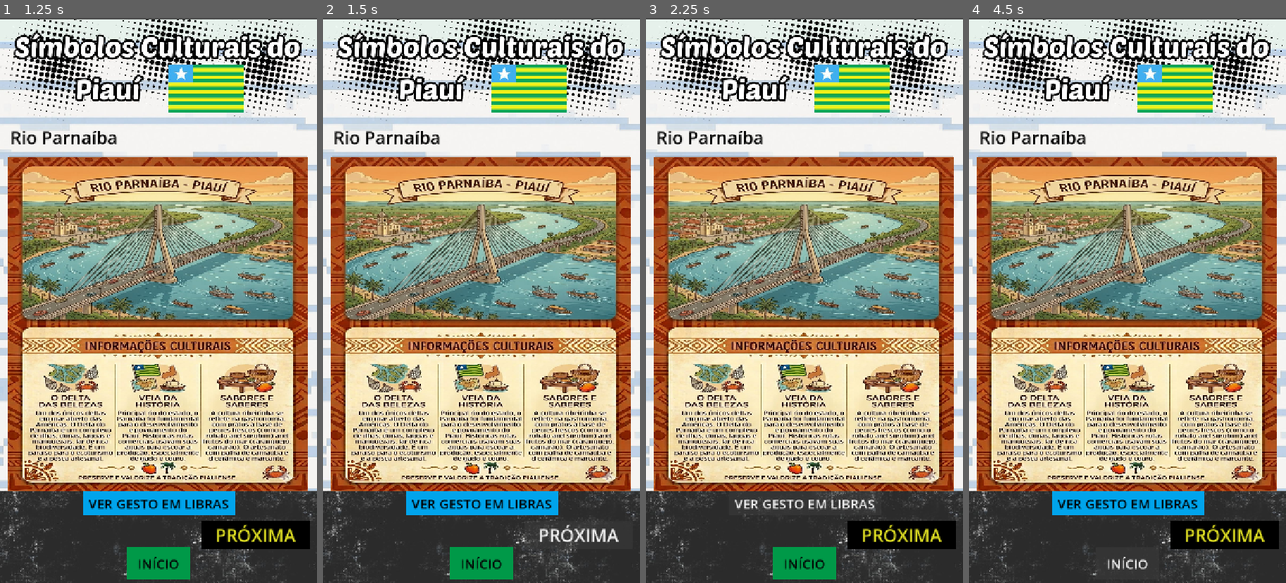
Above: before the commit, frames 1-4 (left to right).
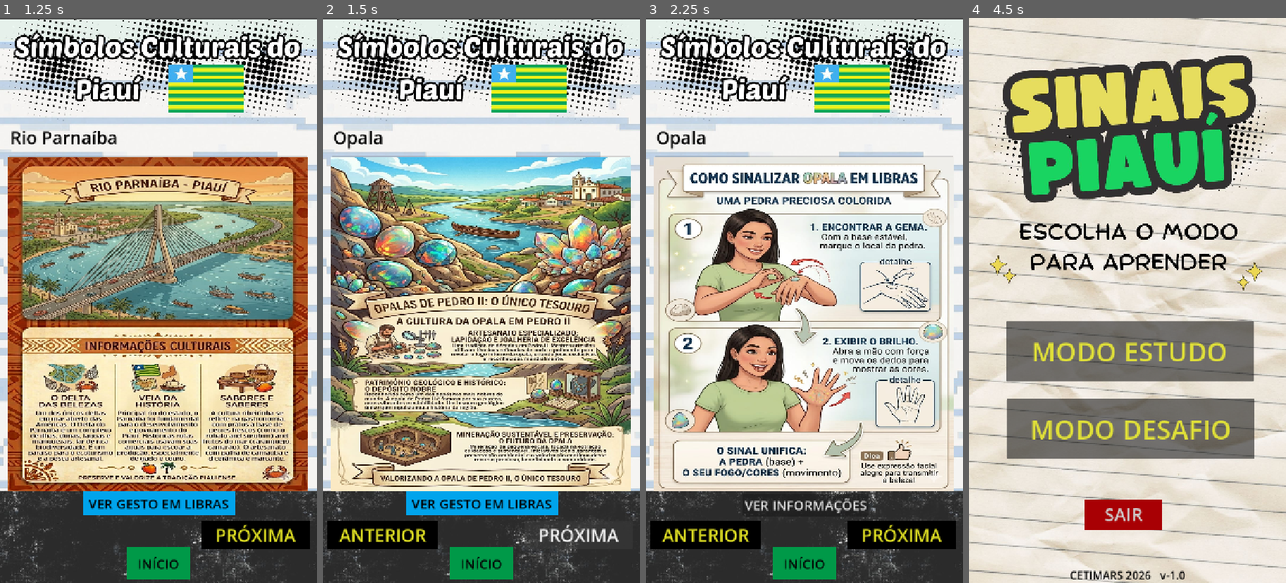
Above: after the commit, the same moments.

Repository: hesronf2-coder/projeto-sinais-do-piaui
Game: Godot game, scene res://scenes/tela_home.tscn
Same seed, same stepped clock (60 frames per second), same inputs: the game is played once before the commit and once after it.
Inputs (mouse positions are in pixels of both pictures, inside the frame that each line leads up to):
- Up to frame 1 (1.25 s): click "MODO ESTUDO" at 0.5 s
- Up to frame 2 (1.5 s): click "PRÓXIMA" at 1.25 s
- Up to frame 3 (2.25 s): click "VER GESTO EM LIBRAS" at 2 s
- Up to frame 4 (4.5 s): click (1029, 537) at 2.75 s, where only the run after the commit has a clickable "ANTERIOR"; click (1127, 503) at 3.5 s, where only the run after the commit has a clickable "VER INFORMAÇÕES"; click "INÍCIO" at 4.25 s

Frame 1 is identical in both runs. In frame 2, 53% of the frame differs, in the area x 1-98%, y 20-94%; in frame 3, 58%; in frame 4, 92%, in the area x 0-100%, y 0-100%.

Commit message:
Update controllers_tela_aprender.gd - Adicionando funções e conectando botões da tela aprender

Diff:
--- a/scripts/controllers/controllers_tela_aprender.gd
+++ b/scripts/controllers/controllers_tela_aprender.gd
@@ -42,3 +42,57 @@
 		$Control/ButtonNext.hide()
 	else:
 		$Control/ButtonNext.show()
+func _next_question() -> void:
+	index += 1
+
+func _previous_question() -> void:
+	index -= 1
+
+
+func _on_button_previous_pressed() -> void:
+	$Control/AudioButtonPress.play()
+	_previous_question()
+	load_quiz()
+	print(index)
+
+
+func _on_button_next_pressed() -> void:
+
+	_next_question()
+	load_quiz()
+	$Control/ImageHolder/QuestionImage2.hide()
+	$Control/ImageHolder/QuestionImage.show()
+	$Control/AudioButtonPress.play()
+	$Control/ButtonInfo.show()
+	$Control/ButtonInfoExit.hide()
+	print(index)
+
+
+func _on_button_play_audio_pressed() -> void:
+	$Control/AudioButtonPress.play()
+	question_audio.play()
+	$Control/ButtonPlayAudio.hide()
+	$Control/ButtonStopAudio.show()
+func _on_button_stop_audio_pressed() -> void:
+	$Control/AudioButtonPress.play()
+	question_audio.stop()
+	$Control/ButtonStopAudio.hide()
+	$Control/ButtonPlayAudio.show()
+
+func _on_button_info_pressed() -> void:
+	$Control/AudioButtonPress.play()
+	$Control/ImageHolder/QuestionImage.hide()
+	$Control/ImageHolder/QuestionImage2.show()
+	$Control/ButtonInfo.hide()
+	$Control/ButtonInfoExit.show()
+
+func _on_button_info_exit_pressed() -> void:
+	$Control/AudioButtonPress.play()
+	$Control/ImageHolder/QuestionImage2.hide()
+	$Control/ImageHolder/QuestionImage.show()
+	$Control/ButtonInfo.show()
+	$Control/ButtonInfoExit.hide()
+
+func _on_button_home_pressed() -> void:
+	$Control/AudioButtonPress.play()
+	get_tree().change_scene_to_file("res://scenes/tela_home.tscn")
